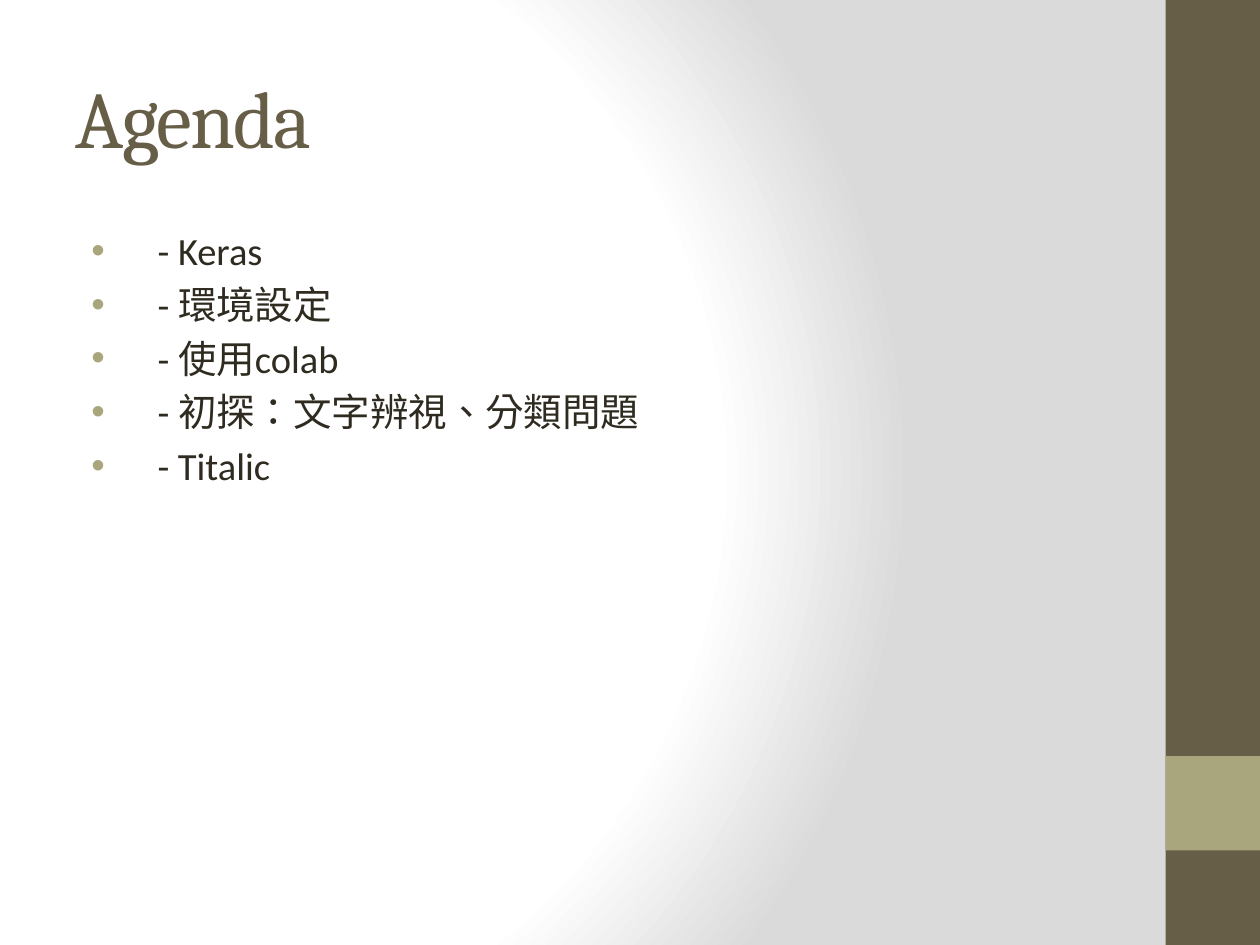
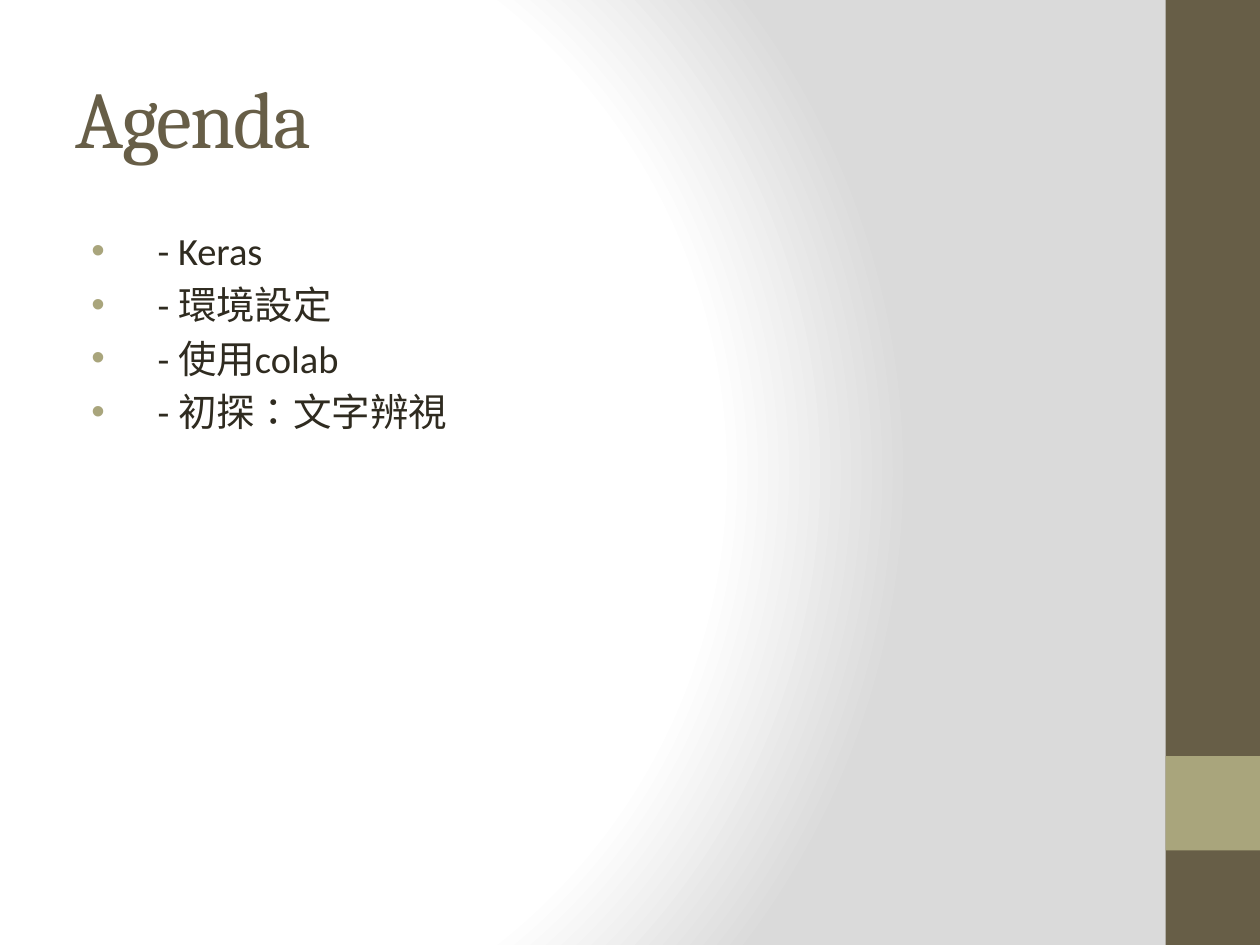
Before and after one commit to maloyang/KH20200704_Python_Basic_and_ML, a slide deck: slide 2 of Day6/Day6-2.pptx. Drawn at 1260x945 pixels with LibreOffice and Linux fonts; fonts in the diff are those of the drawing. Boxes give left, top, right and bottom in pixels: in the first picture for what was removed or moved away, otherwise in the second. Text is boxed around its words. In the diff, an @@ line names an element or a change of style, - is before the commit and + after.

```diff
--- a/Day6/Day6-2.pptx
+++ b/Day6/Day6-2.pptx
@@ text at (178, 393, 447, 429): text changed @@
-• - 初探：文字辨視、分類問題
-• - Titalic
+• - 初探：文字辨視
```
Also in this commit, not shown: 2 other files.
